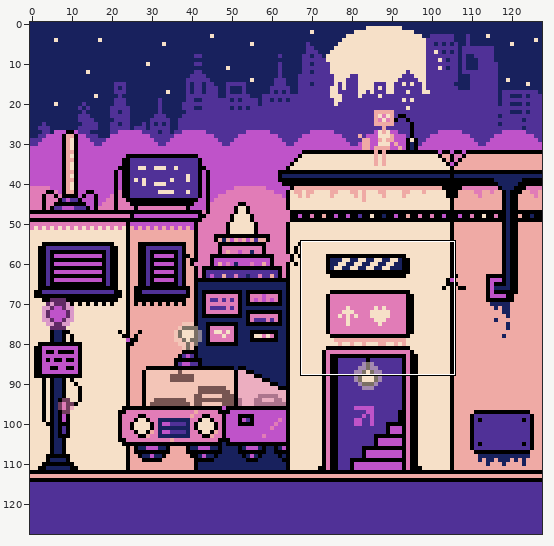
A pixel-art file gets an edit: Buildings/TechCity.aseprite. The first picture is a wide view before the edit; the outline marks the close-up.
Close-up. First the earlier version:
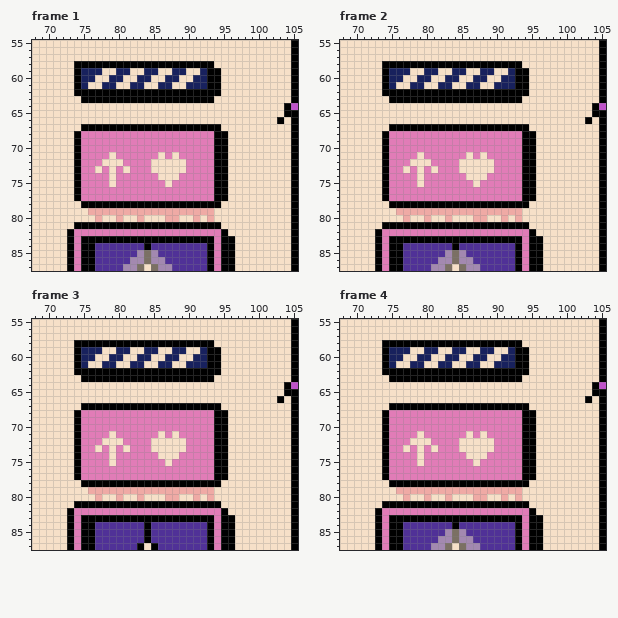
128x128 pixels, 15 frames. Colours within 5 levels of each other are drawn and written as one. Shown: frame 1: x 68..105, y 55..87; frame 2: x 68..105, y 55..87; frame 3: x 68..105, y 55..87; frame 4: x 68..105, y 55..87. The commit also changed other frames or places, which this record leaves out.
Now the later version:
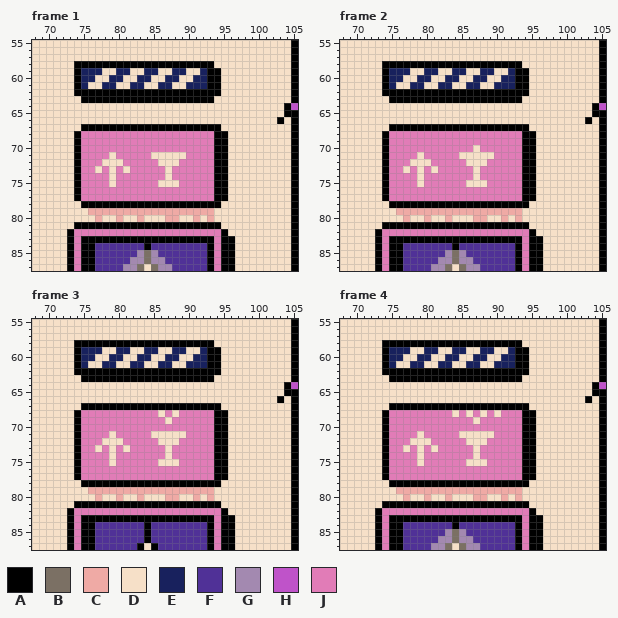
Palette (. is transparent): A #000000  B #7b7064  C #efaaa5  D #f6e0c8  E #18215d  F #503197  G #a389b0  H #bf53c9  J #e17cb7
Edits made:
{"where": "frame 1, layer \"Group 3/Add message Building Right\""}
{"frame":1,"y":71,"x":85,"old":"J","new":"D"}
{"frame":1,"y":71,"x":87,"old":"J","new":"D"}
{"frame":1,"y":71,"x":89,"old":"J","new":"D"}
{"frame":1,"y":72,"x":85,"old":"D","new":"J"}
{"frame":1,"y":72,"x":89,"old":"D","new":"J"}
{"frame":1,"y":73,"x":85,"old":"DD","new":"JJ"}
{"frame":1,"y":73,"x":88,"old":"DD","new":"JJ"}
{"frame":1,"y":74,"x":86,"old":"D","new":"J"}
{"frame":1,"y":74,"x":88,"old":"D","new":"J"}
{"frame":1,"y":75,"x":86,"old":"J","new":"D"}
{"frame":1,"y":75,"x":88,"old":"J","new":"D"}
{"where": "frame 2, layer \"Group 3/Add message Building Right\""}
{"frame":2,"y":70,"x":87,"old":"J","new":"D"}
{"frame":2,"y":71,"x":85,"old":"J","new":"D"}
{"frame":2,"y":71,"x":87,"old":"J","new":"D"}
{"frame":2,"y":71,"x":89,"old":"J","new":"D"}
{"frame":2,"y":72,"x":85,"old":"D","new":"J"}
{"frame":2,"y":72,"x":89,"old":"D","new":"J"}
{"frame":2,"y":73,"x":85,"old":"DD","new":"JJ"}
{"frame":2,"y":73,"x":88,"old":"DD","new":"JJ"}
{"frame":2,"y":74,"x":86,"old":"D","new":"J"}
{"frame":2,"y":74,"x":88,"old":"D","new":"J"}
{"frame":2,"y":75,"x":86,"old":"J","new":"D"}
{"frame":2,"y":75,"x":88,"old":"J","new":"D"}
{"where": "frame 3, layer \"Group 3/Add message Building Right\""}
{"frame":3,"y":68,"x":86,"old":"J","new":"D"}
{"frame":3,"y":68,"x":88,"old":"J","new":"D"}
{"frame":3,"y":69,"x":87,"old":"J","new":"D"}
{"frame":3,"y":71,"x":85,"old":"J","new":"D"}
{"frame":3,"y":71,"x":87,"old":"J","new":"D"}
{"frame":3,"y":71,"x":89,"old":"J","new":"D"}
{"frame":3,"y":72,"x":85,"old":"D","new":"J"}
{"frame":3,"y":72,"x":89,"old":"D","new":"J"}
{"frame":3,"y":73,"x":85,"old":"DD","new":"JJ"}
{"frame":3,"y":73,"x":88,"old":"DD","new":"JJ"}
{"frame":3,"y":74,"x":86,"old":"D","new":"J"}
{"frame":3,"y":74,"x":88,"old":"D","new":"J"}
{"frame":3,"y":75,"x":86,"old":"J","new":"D"}
{"frame":3,"y":75,"x":88,"old":"J","new":"D"}
{"where": "frame 4, layer \"Group 3/Add message Building Right\""}
{"frame":4,"y":68,"x":84,"old":"J","new":"D"}
{"frame":4,"y":68,"x":86,"old":"J","new":"D"}
{"frame":4,"y":68,"x":88,"old":"J","new":"D"}
{"frame":4,"y":68,"x":90,"old":"J","new":"D"}
{"frame":4,"y":69,"x":87,"old":"J","new":"D"}
{"frame":4,"y":71,"x":85,"old":"J","new":"D"}
{"frame":4,"y":71,"x":87,"old":"J","new":"D"}
{"frame":4,"y":71,"x":89,"old":"J","new":"D"}
{"frame":4,"y":72,"x":85,"old":"D","new":"J"}
{"frame":4,"y":72,"x":89,"old":"D","new":"J"}
{"frame":4,"y":73,"x":85,"old":"DD","new":"JJ"}
{"frame":4,"y":73,"x":88,"old":"DD","new":"JJ"}
{"frame":4,"y":74,"x":86,"old":"D","new":"J"}
{"frame":4,"y":74,"x":88,"old":"D","new":"J"}
{"frame":4,"y":75,"x":86,"old":"J","new":"D"}
{"frame":4,"y":75,"x":88,"old":"J","new":"D"}
{"label":"changed","picture_box":[151,152,186,187]}
{"label":"changed","picture_box":[459,145,494,187]}
{"label":"changed","picture_box":[151,410,186,466]}
{"label":"changed","picture_box":[452,410,501,466]}
